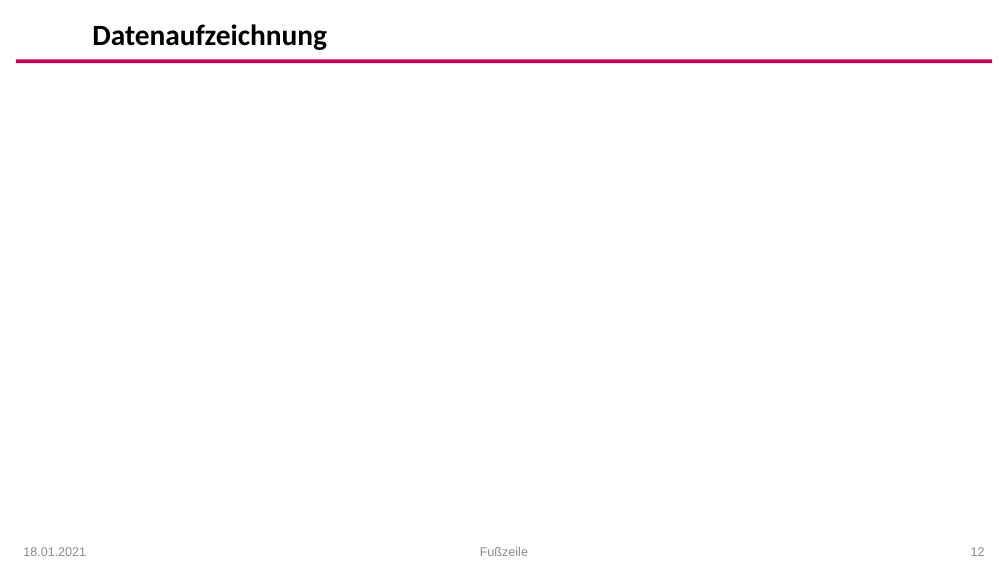
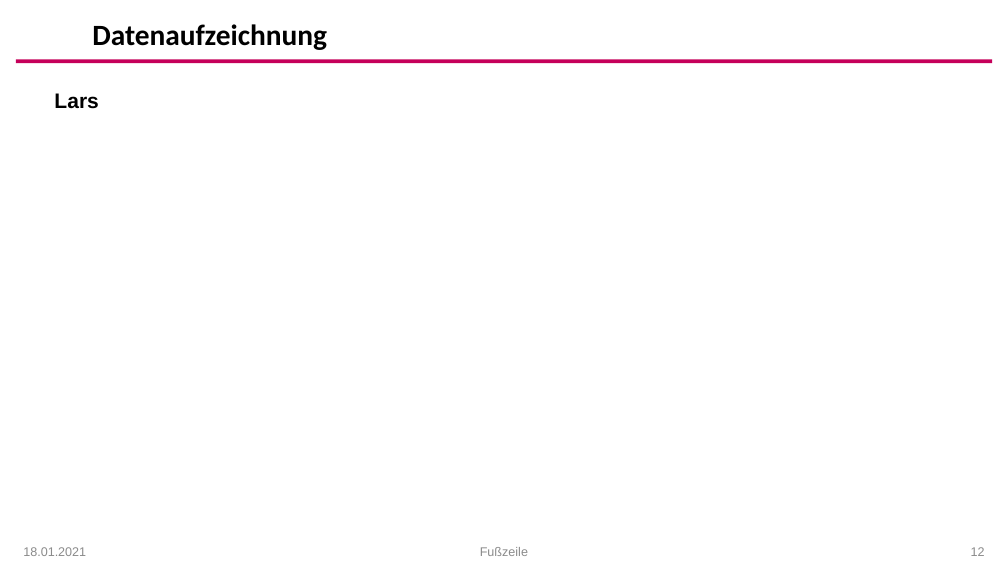
Before and after one commit to arehmer/DigitalTwinInjectionMoulding, a slide deck: slide 12 of Präsentationen/Kick-Off_Agenda.pptx. Drawn at 1008x567 pixels with LibreOffice and Linux fonts; fonts in the diff are those of the drawing; background and template pictures are left out. Boxes give left, top, right and bottom in pixels: in the first picture for what was removed or moved away, otherwise in the second. Text is boxed around its words. In the diff, an @@ line names an element or a change of style, - is before the commit and + after.

```diff
--- a/Präsentationen/Kick-Off_Agenda.pptx
+++ b/Präsentationen/Kick-Off_Agenda.pptx
@@ text added at <box>54,93,98,109</box>, 20 pt, text #000000, bold @@
+Lars
```
Also in this commit, not shown: 2 other slides changed.
